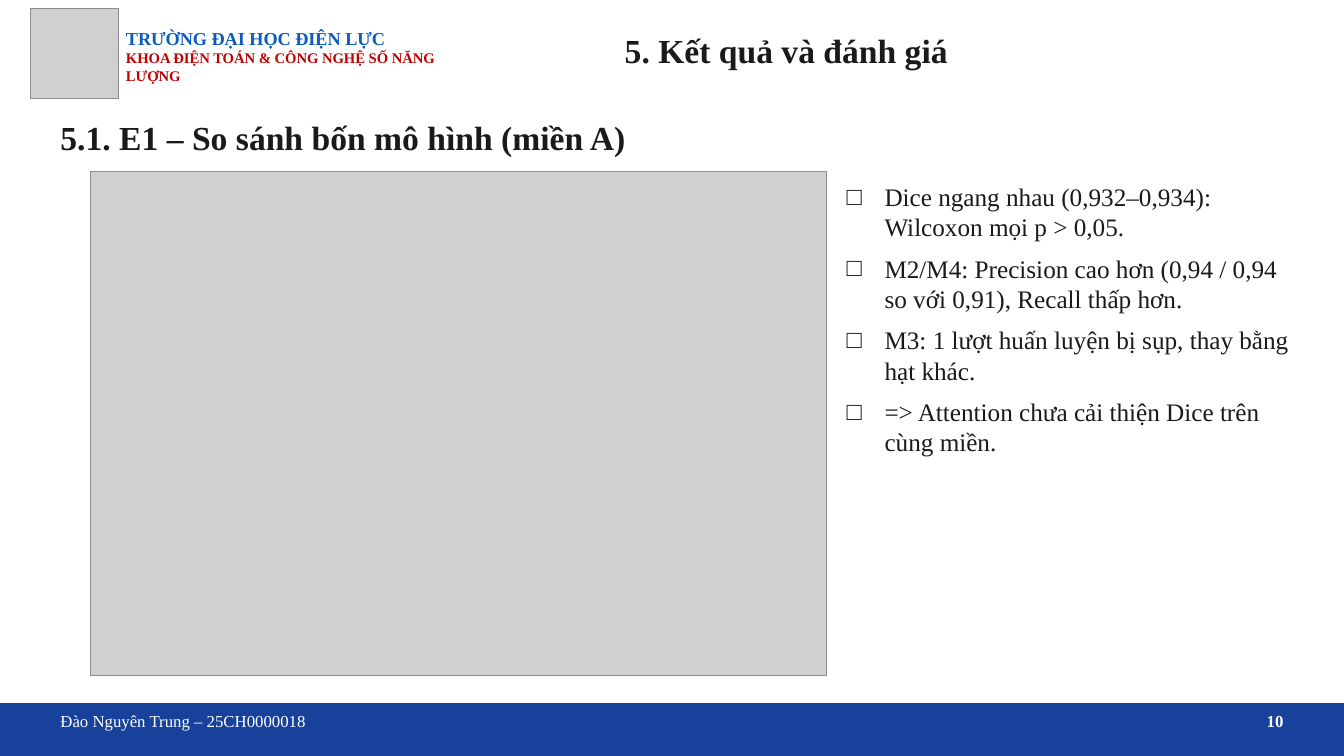
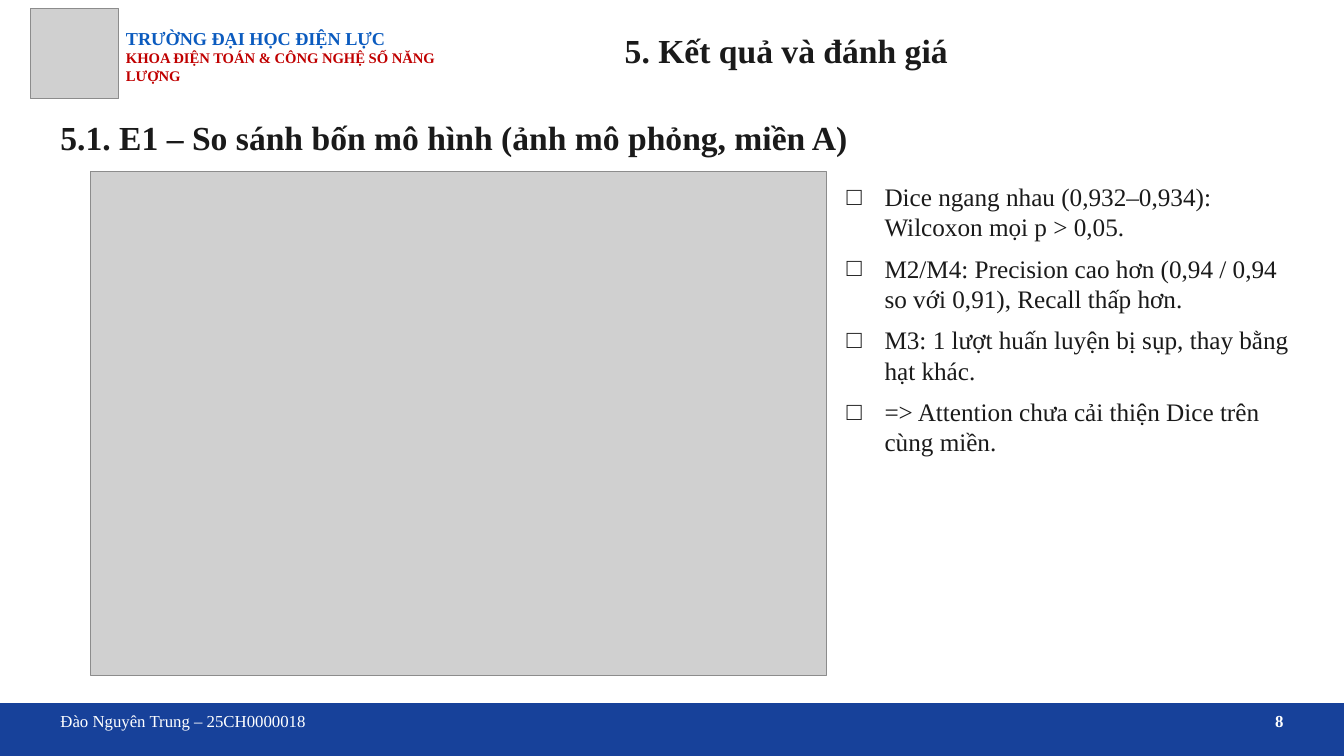
Before and after one commit to trungnguyen107/Medical-image-segmentation-breast-ultrasound-unet-attention, a slide deck: slide 8 of docs/Slide_bao_cao_DATN_U-Net_Attention.pptx (slide 10 before the commit). Drawn at 1344x756 pixels with LibreOffice and Linux fonts; fonts in the diff are those of the drawing; grey boxes stand for pictures; background and template pictures are left out. Boxes give left, top, right and bottom in pixels: in the first picture for what was removed or moved away, otherwise in the second. Text is boxed around its words. In the diff, an @@ line names an element or a change of style, - is before the commit and + after.

```diff
--- a/docs/Slide_bao_cao_DATN_U-Net_Attention.pptx
+++ b/docs/Slide_bao_cao_DATN_U-Net_Attention.pptx
@@ text at (x1=60, y1=125, x2=847, y2=156): text changed @@
-5.1. E1 – So sánh bốn mô hình (miền A)
+5.1. E1 – So sánh bốn mô hình (ảnh mô phỏng, miền A)
@@ text at (x1=1275, y1=716, x2=1283, y2=727): text changed @@
-10
+8
```
Also in this commit, not shown: 12 other slides changed, 6 slides removed, 4 other files.
